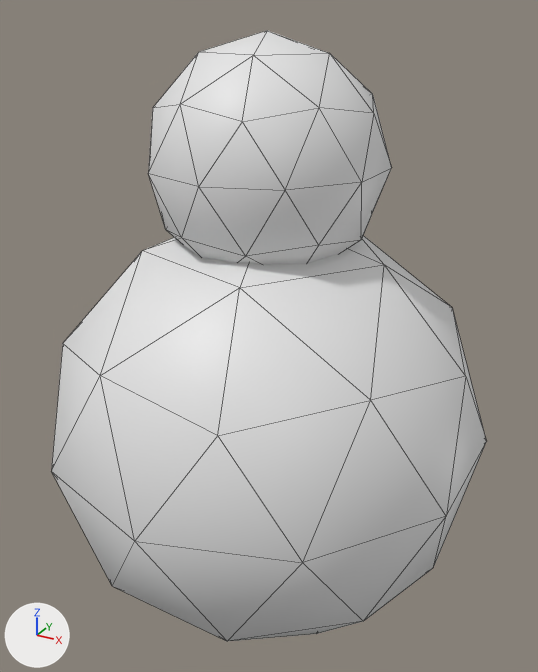
What one commit did to the COLLADA model Models/character.dae.
Rendered twice from a camera (50 mm lens) standing at (1.48, -2.68, 1.78) and looking at (-0.01, 0.03, 0.42). Every picture has the same lights, and +X, +Y and +Z are marked at lower left. Mesh edges are drawn as thin lines. Where no turn or scale is listed for an object, it has been applied to the vertices.
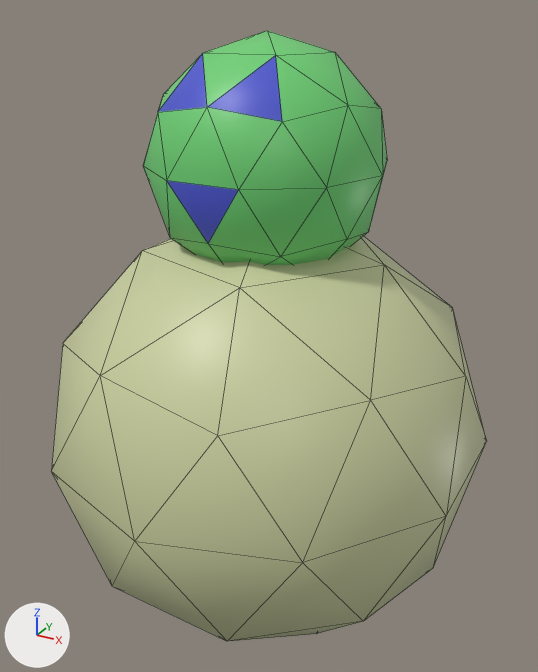
Where the newer file only moved an object's origin or applied its transform, the numbers keep the older frame.

The edits, one by one:
Material 'Head_001' (mat_head_001) is new.
Its base color is (0.157, 0.64, 0.177) (green #6ed175).
Its roughness is 0.44.
Material 'Head' (mat_head) is new.
Its base color is (0.0734, 0.0949, 0.64) (blue #4d57d1).
Its roughness is 0.44.
Material 'Body' (mat_body) is new.
Its base color is (0.605, 0.64, 0.359) (yellow #ccd1a2).
Its roughness is 0.44.
me_icosphere has 42 vertices, 80 faces and spans x -0.95..0.95, y -1.0..1.0, z -1.0..1.0.
me_icosphere now uses material mat_body (yellow #ccd1a2).
me_icosphere_001 has 42 vertices, 80 faces and spans x -0.476..0.476, y -0.5..0.5, z -0.5..0.5.
me_icosphere_001 is used by ob_icosphere_001; location (0.0, 0.0, 1.2).
me_icosphere_001 part 1: the whole mesh is turned 17.5 degrees about the z axis through its middle.
me_icosphere_001 now uses material mat_head_001 (green #6ed175).
me_icosphere_001 now uses material mat_head (blue #4d57d1).

Changed parts and their boxes (x1, y1, x2, y2) in the pictures (538 x 672 px):
'Icosphere', recoloured (white to yellow): (52, 235, 486, 641) in both
'Icosphere_001', mesh turned: before (148, 30, 391, 264); after (143, 30, 387, 265)
